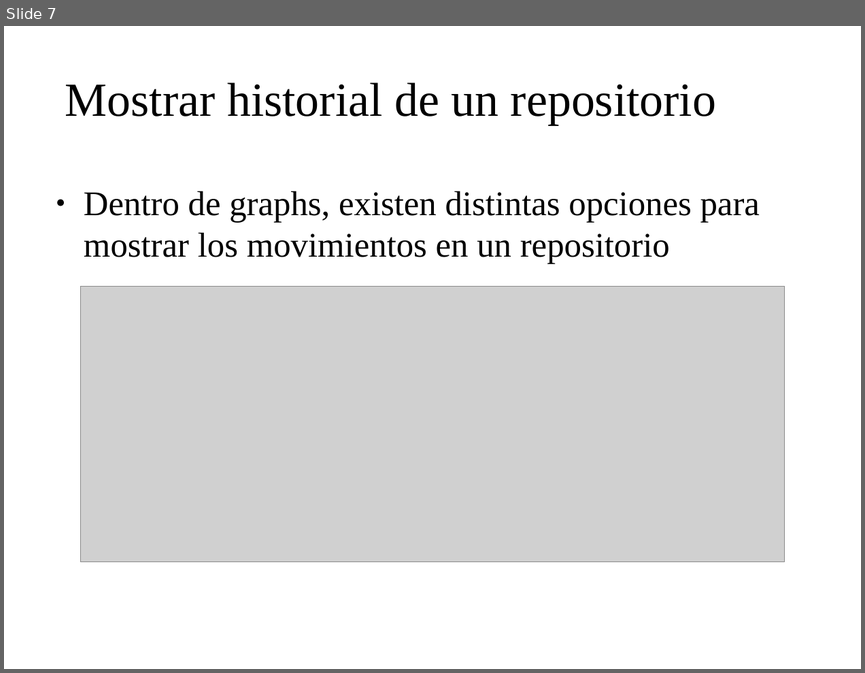
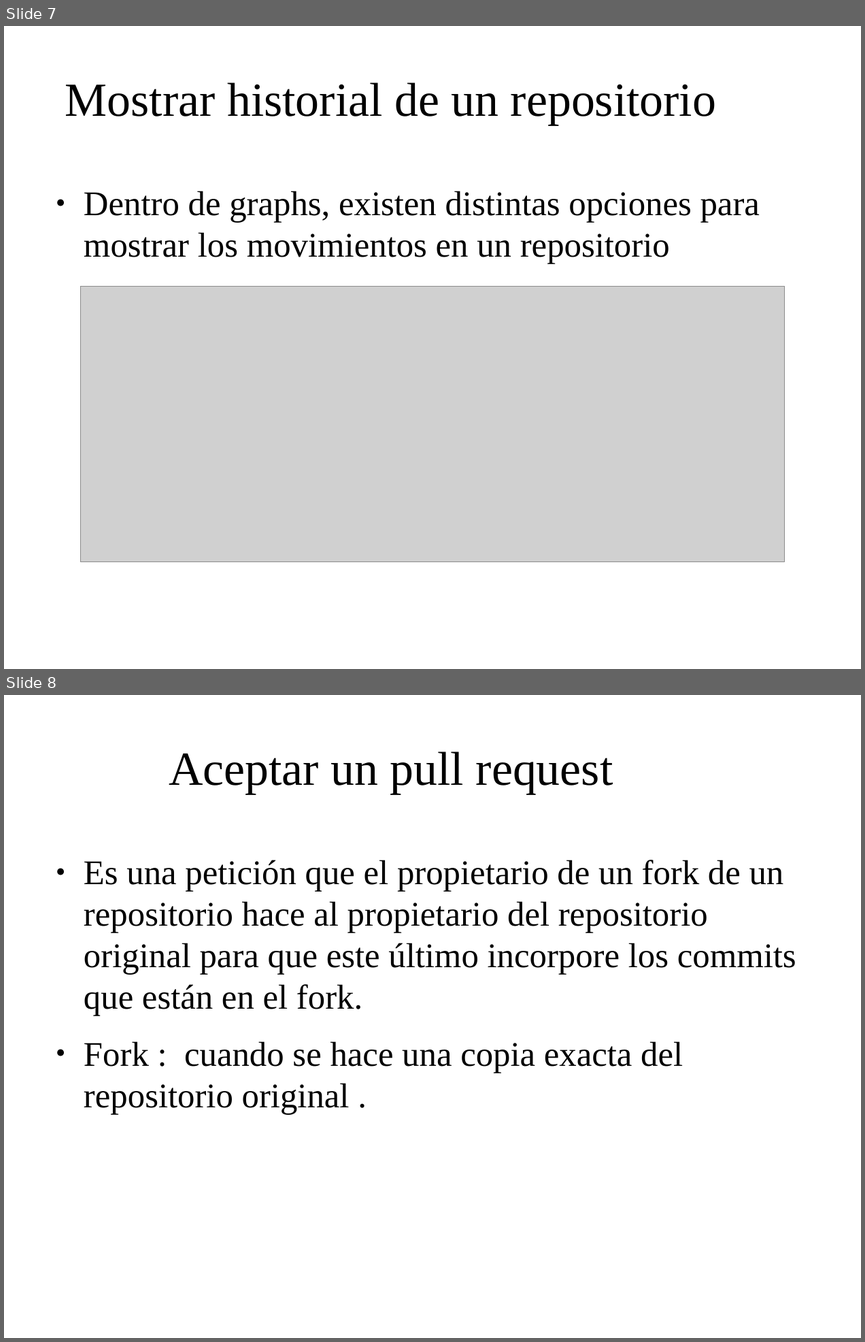
Before and after one commit to IllanPedro/Hardware, a slide deck: CursoGIT,GITHUB,SOURCETREE/Precentacion_GitHub.odp. Shown one above the other, each under a label of ours: slide 7 before the commit, slides 7 and 8 after it. The pictures are 865x673 and 865x1342 pixels, drawn with LibreOffice and Linux fonts; fonts in the diff are those of the drawing; grey boxes stand for pictures; background and template pictures are left out. Boxes give left, top, right and bottom in pixels: in the first picture for what was removed or moved away, otherwise in the second. Text is boxed around its words. In the diff, an @@ line names an element or a change of style, - is before the commit and + after.

```diff
--- a/CursoGIT,GITHUB,SOURCETREE/Precentacion_GitHub.odp
+++ b/CursoGIT,GITHUB,SOURCETREE/Precentacion_GitHub.odp
@@ slide 8 added at (4, 695, 861, 1338), background picture (left out) @@
@@ title added at (169, 751, 613, 794), 44 pt, text #000000 @@
+Aceptar un pull request
@@ text added at (84, 860, 796, 1114), 32 pt, text #000000 @@
+● Es una petición que el propietario de un fork de un repositorio hace al propietario del repositorio original para que este último incorpore los commits que están en el fork.
+● Fork : cuando se hace una copia exacta del repositorio original .
```
Also in this commit, not shown: 1 other slide added, 1 slide removed, 2 other files.
